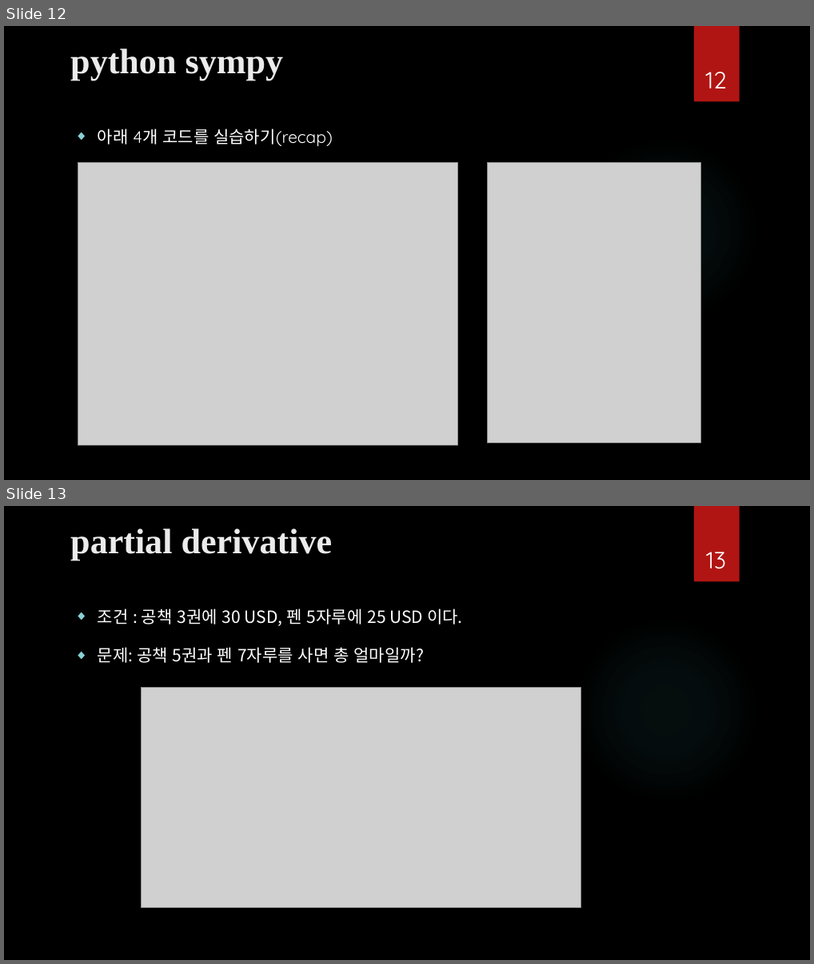
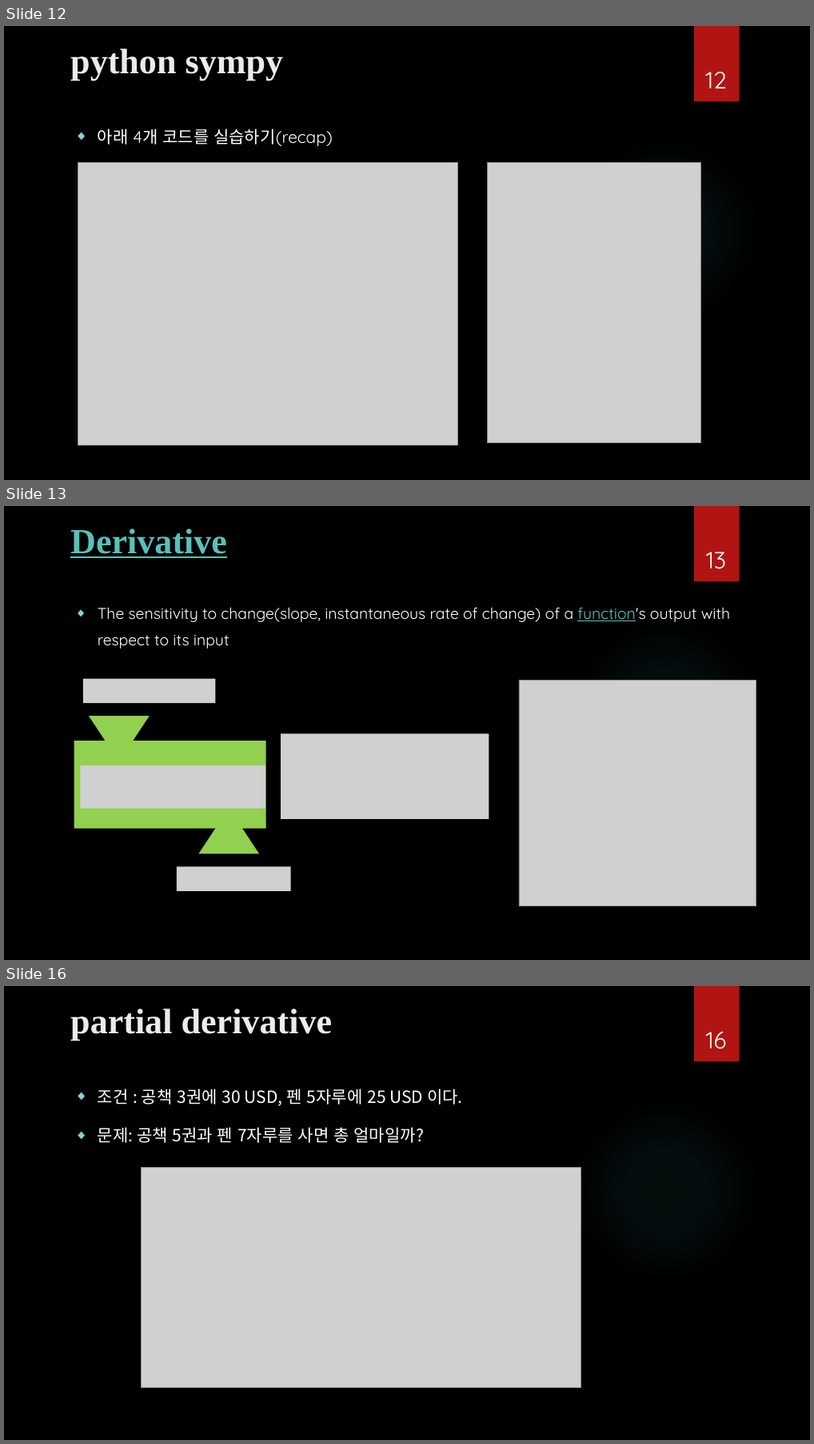
Before and after one commit to ancestor9/mathematics-for-machine-learning, a slide deck: Calculus/Modeling_Simulation_1.pptx. Shown one above the other, each under a label of ours: slides 12 and 13 before the commit, slides 12, 13 and 16 after it; the slides between them are not shown. The pictures are 814x964 and 814x1444 pixels, drawn with LibreOffice and Linux fonts; fonts in the diff are those of the drawing; grey boxes stand for pictures; background and template pictures are left out. Boxes give left, top, right and bottom in pixels: in the first picture for what was removed or moved away, otherwise in the second. Text is boxed around its words. In the diff, an @@ line names an element or a change of style, - is before the commit and + after.

```diff
--- a/Calculus/Modeling_Simulation_1.pptx
+++ b/Calculus/Modeling_Simulation_1.pptx
@@ slide 13 added at (4, 506, 810, 960), background picture (left out); not listed: 2 template elements that a slide beside it also shows @@
@@ title added at (70, 528, 227, 558), 42 pt, text #58C1BA, bold, underline @@
+Derivative
@@ page number added at (706, 552, 726, 569), 28 pt, text #FFFFFF @@
+13
@@ text added at (98, 607, 730, 648), 18.5 pt, text #FFFFFF @@
+◆ The sensitivity to change(slope, instantaneous rate of change) of a function's output with respect to its input
@@ picture added at (83, 679, 216, 703) @@
@@ picture added at (519, 680, 757, 906) @@
@@ triangle added at (89, 716, 149, 762), fill #92D050 @@
@@ rectangle added at (74, 740, 266, 828), fill #92D050 @@
@@ picture added at (281, 733, 489, 819) @@
@@ picture added at (80, 765, 266, 808) @@
@@ triangle added at (198, 808, 259, 854), fill #92D050 @@
@@ picture added at (177, 867, 291, 891) @@
@@ what was slide 13 is now slide 16 @@
@@ page number at (706, 1032, 727, 1049): text changed @@
-13
+16
```
Also in this commit, not shown: 1 slide changed, 2 other slides added.
